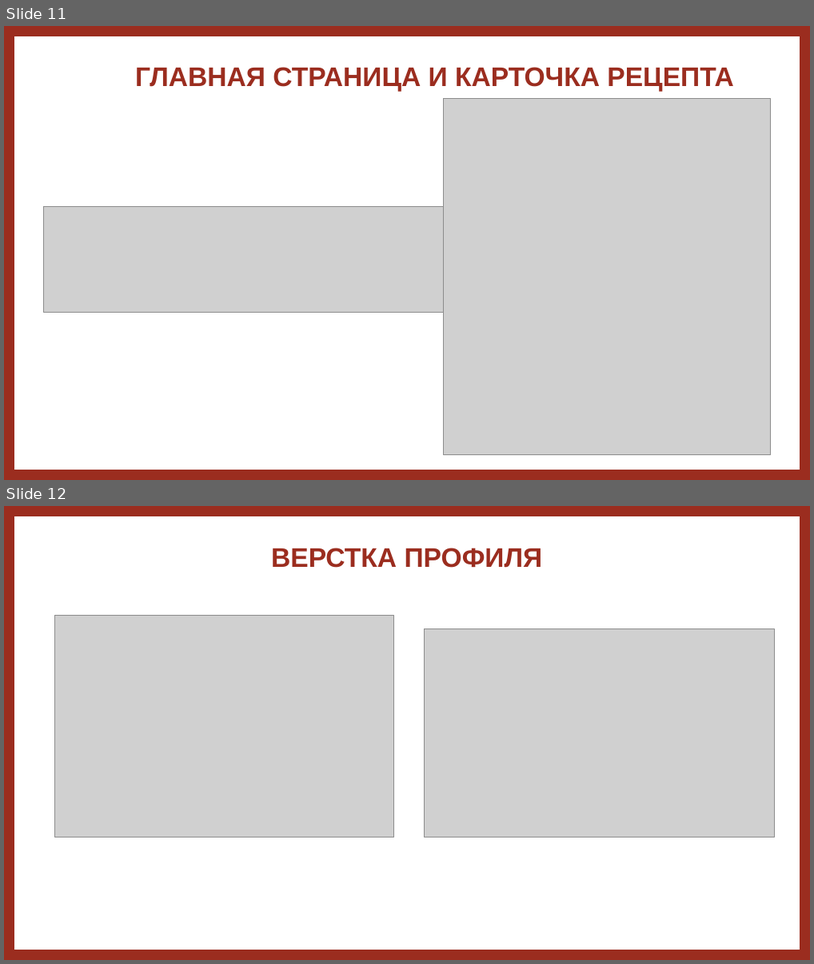
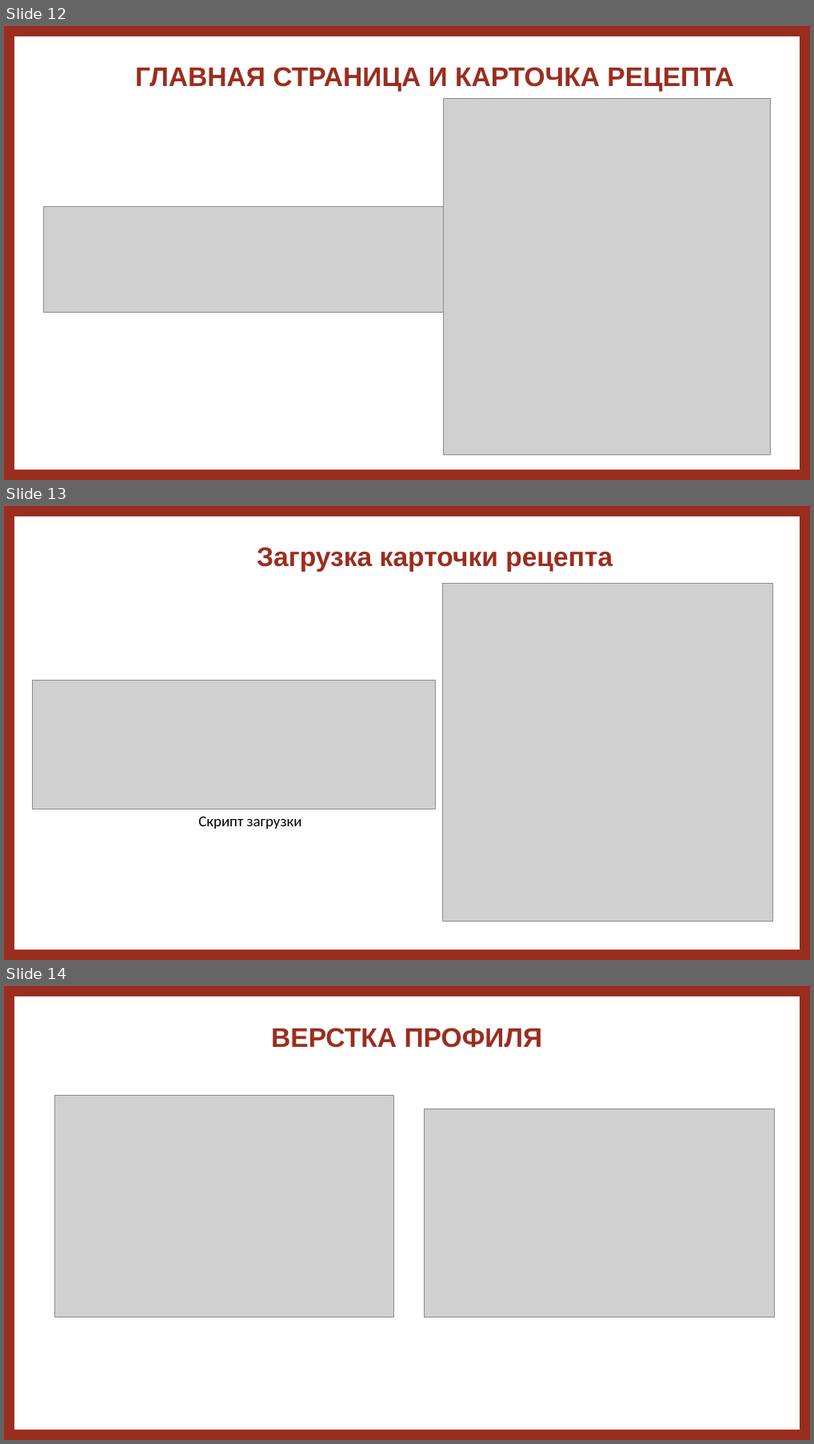
Before and after one commit to dex1fy/RecipeWebsite.EducationalPractice, a slide deck: документы/ЗащитаУП.pptx. Shown one above the other, each under a label of ours: slides 11 and 12 before the commit, slides 12, 13 and 14 after it. The pictures are 814x964 and 814x1444 pixels, drawn with LibreOffice and Linux fonts; fonts in the diff are those of the drawing; grey boxes stand for pictures. Boxes give left, top, right and bottom in pixels: in the first picture for what was removed or moved away, otherwise in the second. Text is boxed around its words. In the diff, an @@ line names an element or a change of style, - is before the commit and + after.

```diff
--- a/документы/ЗащитаУП.pptx
+++ b/документы/ЗащитаУП.pptx
@@ slide 13 added at [4,506,810,960], background #FFFFFF @@
@@ frame added at [4,506,810,960], fill #9B2D1F, outline #9B2D1F 1 pt @@
@@ title added at [257,547,613,572], 32 pt, text #9B2D1F, bold @@
+Загрузка карточки рецепта
@@ picture added at [442,584,774,920] @@
@@ picture added at [33,680,435,808] @@
@@ text added at [198,816,302,828], 18 pt, text #000000 @@
+Скрипт загрузки
@@ what was slide 11 is now slide 12 @@
@@ what was slide 12 is now slide 14 @@
```
Also in this commit, not shown: 2 other slides added.
